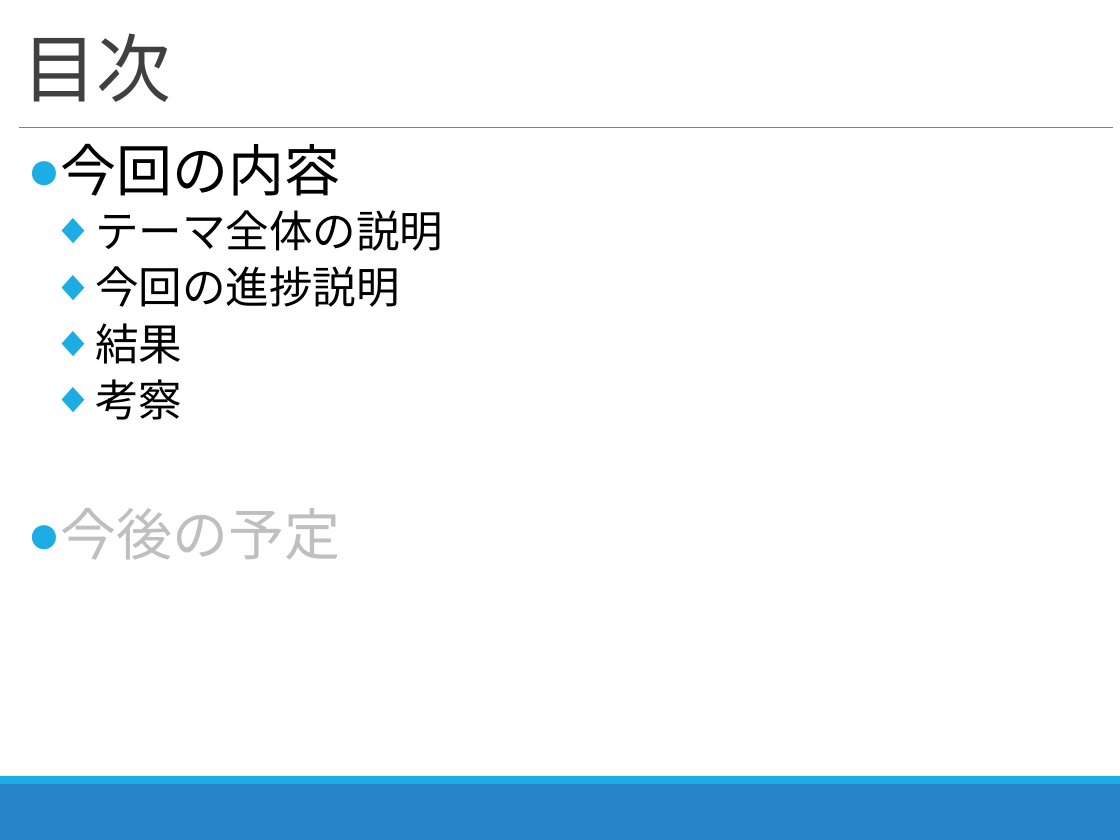
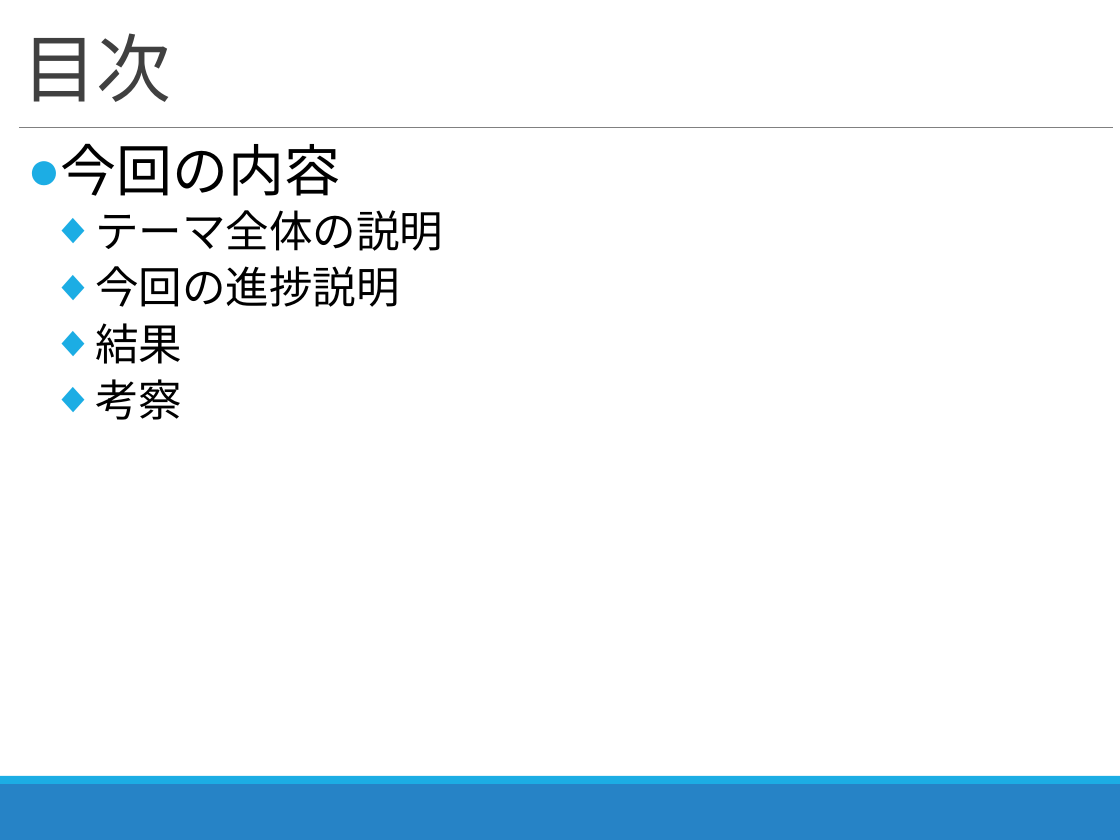
Before and after one commit to zerebom/Time-series-analysis, a slide deck: slide 2 of Excel/2018_09_25進捗報告.pptx. Drawn at 1120x840 pixels with LibreOffice and Linux fonts; fonts in the diff are those of the drawing. Boxes give left, top, right and bottom in pixels: in the first picture for what was removed or moved away, otherwise in the second. Text is boxed around its words. In the diff, an @@ line names an element or a change of style, - is before the commit and + after.

```diff
--- a/Excel/2018_09_25進捗報告.pptx
+++ b/Excel/2018_09_25進捗報告.pptx
@@ text at (61, 508, 341, 560): paragraph removed @@
-● 今後の予定
```
Also in this commit, not shown: 9 other slides changed, 7 slides added, 1 slide removed, 8 other files.
